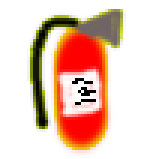
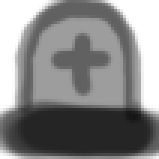
Two versions of the same layered image (159×159). Layer-by-layer changes:
added layer "Capa #1" above "Capa #4" over [0,0,159,159]
hid "Capa #5" over [27,9,126,159]
